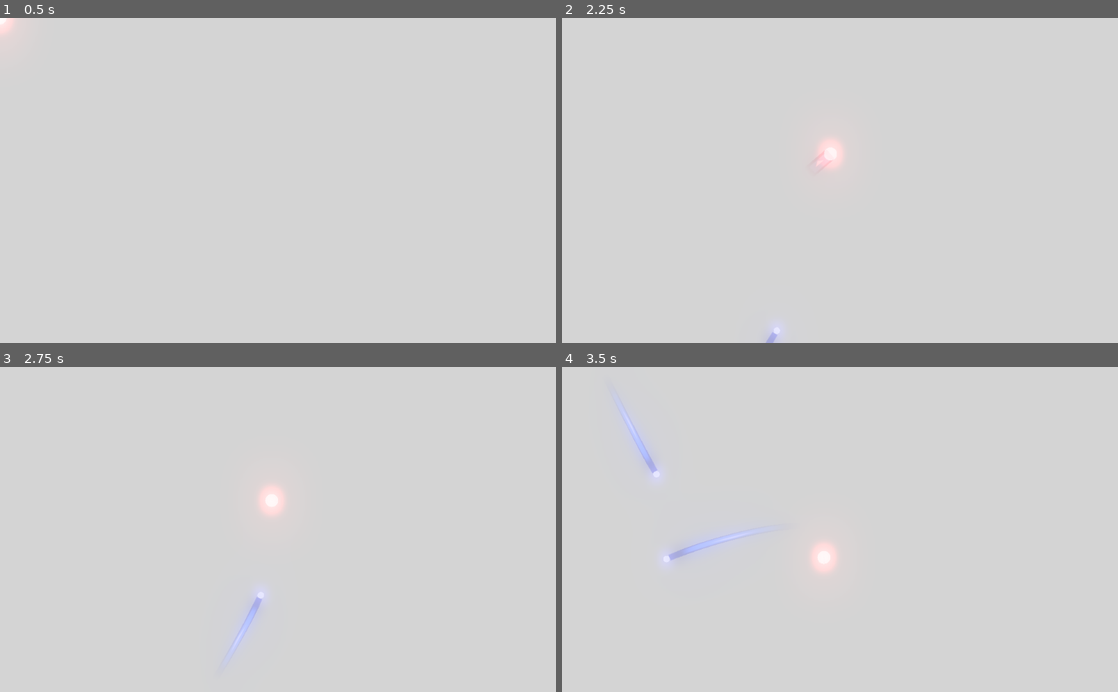
Above: before the commit, frames 1-4 (two rows, left to right).
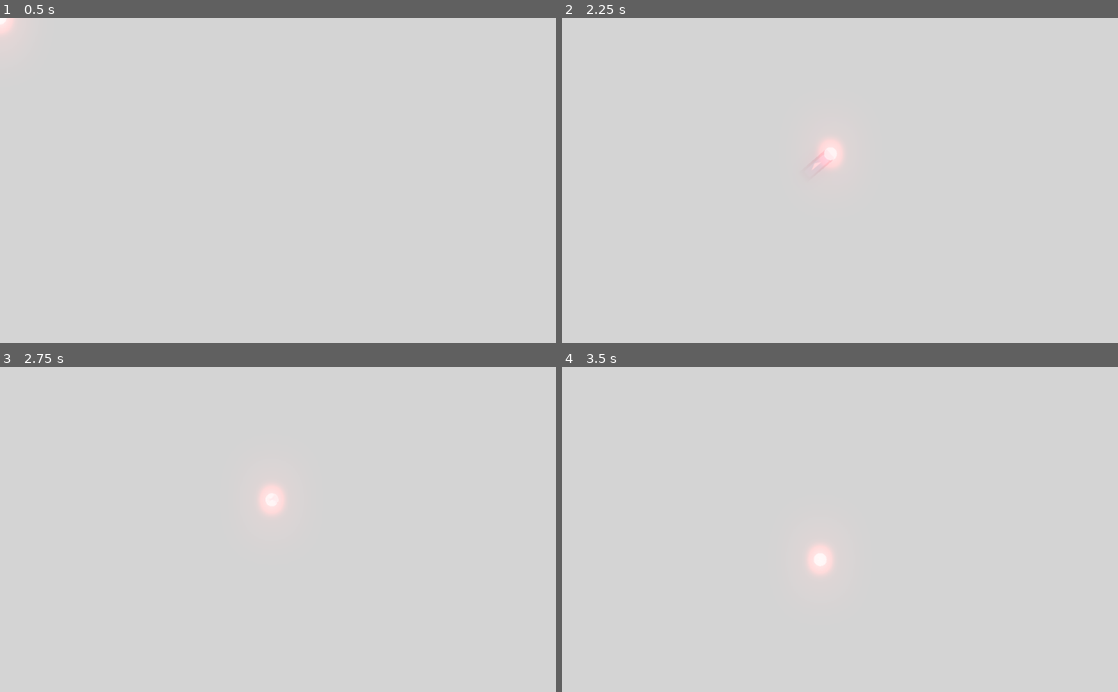
Above: after the commit, the same moments.

Repository: Gtsz/New-Game-Project-Ion
Game: Godot game, scene res://Playground.tscn
The game is run twice, just before and just after one commit, with the same random seed, the same clock (stepped at 60 frames per second) and the same inputs. The engine's default icon, where the game draws it, is replaced by a stand-in: a white triangle on a blue panel in a dark square.
Inputs (mouse positions are in pixels of both pictures, inside the frame that each line leads up to):
- Up to frame 1 (0.5 s): no input
- Up to frame 2 (2.25 s): tap Enter at 0.5 s; move the mouse to (962, 164) at 0.52 s; press the mouse at (962, 164) at 0.53 s; move the mouse to (728, 196) at 1.27 s; release the mouse at (728, 196) at 1.28 s; click (728, 196) at 1.35 s; tap Space at 2 s; move the mouse to (895, 109) at 2.02 s; press the mouse at (895, 109) at 2.03 s
- Up to frame 3 (2.75 s): no input
- Up to frame 4 (3.5 s): move the mouse to (812, 594) at 2.77 s; release the mouse at (812, 594) at 2.78 s; click (812, 594) at 2.85 s

Frame 1 is identical in both runs. In frame 2, 0.1% of the frame differs, in the area x 36-49%, y 43-100%; in frame 3, 0.3%; in frame 4, 0.6%, in the area x 10-50%, y 11-62%.

Commit message:
motion, variable-precision

Diff:
--- a/Filler.gd
+++ b/Filler.gd
@@ -1,6 +1,7 @@
 extends Node2D
 
 export var radius : float = 6
+
 export var mass : float = 1
 export var damper : float = 1
 export var charge : float = 2000
@@ -10,32 +11,35 @@
 export var position_init_dist_ratio : float = 1.1
 export var position_max_dist_ratio : float = 2
 
-export var tail_line_length : int = 30
-
 var screen_size
 var screen_diagonal
 
-var target_ref : Node2D
+var tar : Node2D
 var fillers_ref := Array()
-var force := Vector2()
-var velocity := Vector2()
+#var force := Vector2()
+#var v2 := Vector2()
 
 
 var will_reset := false
 
-var prev_position
-var prev_velocity
-var prev_delta = 0.0
-var ptn
+var position_prev : Vector2
+
+onready var phy = $PointPhysics
+
+#var v1
+#var prev_delta = 0.0
 
 # Called when the node enters the scene tree for the first time.
 func _ready():
     screen_size = get_viewport_rect().size
     screen_diagonal = screen_size.length()
-    target_ref = get_parent().get_node("Ion")
-    prev_position = position
-    prev_velocity = velocity
-    $Line2D.width = radius * 2
+    tar = get_parent().get_node("Ion")
+    position_prev = position
+    #v1 = v2
+    $Trail.width = radius * 2
+    phy.charge = charge
+    phy.damper = damper
+    phy.mass = mass
     randomize()
 
 # Called every frame. 'delta' is the elapsed time since the previous frame.
@@ -45,67 +49,72 @@
         will_reset = false
         return
 
-    var dist = position - target_ref.position
+
+    $PointPhysics.update(delta)
+#    force = calc_force()
+#    # predict
+#    v2 += (force / mass) * delta
+#    var ptn = calc_path_point_count(v1, v2)
+#    var dt = delta / ptn
+#    v2 = v1
+#    for i in range(ptn):
+#        v2 += (force / mass) * dt
+#        position += (v2 + v1) * dt * 0.5
+#        $Trail.add_timept(position, dt)
+#        force = calc_force()
+#        v1 = v2
+
+
+    #if dist.length() < radius + tar.radius:
+    if line_cirle_collision(tar.position,
+            radius + tar.radius, position, position_prev):
+        print("hit...", self)
+        #reset_pos()
+#        will_reset = true
+#        tar.being_hit(charge, mass)
+    else:
+        will_reset = false
+
+    position_prev = position
+
+func calc_force() -> Vector2:
+    var dist = position - tar.position
+
     if dist.length() > screen_diagonal * position_max_dist_ratio:
         reset_pos()
 
-    force = dist.normalized() * charge * target_ref.charge / dist.length_squared()
+    var force = dist.normalized() * phy.charge * tar.charge / dist.length_squared()
 
     for f in fillers_ref:
         if f != self:
             var dist_f = position - f.position
-            force += dist_f.normalized() * charge * charge / dist_f.length_squared()
+            force += dist_f.normalized() * phy.charge * phy.charge / dist_f.length_squared()
 
-    force -= velocity * damper
-    velocity += (force / mass) * delta
-    position += (velocity + prev_velocity) * delta * 0.5
+    force -= phy.v2 * phy.damper
 
-    ptn = calc_path_point_count(prev_velocity, velocity)
-    #if ptn > 0: print("ptn: ", ptn)
-    var arr = get_frame_tail(prev_delta, ptn)
-    #$Line2D.points.append_array(arr)
-    for pt in arr:
-        $Line2D.add_point(pt)
-    $Line2D.position = -position
-    #print(arr, $Line2D.points)
-    while $Line2D.get_point_count() > tail_line_length:
-        $Line2D.remove_point(0)
-
-    #if dist.length() < radius + target_ref.radius:
-    if line_cirle_collision(target_ref.position,
-            radius + target_ref.radius, position, prev_position):
-        print("hit...", self)
-        #reset_pos()
-        will_reset = true
-        target_ref.being_hit(charge, mass)
-    else:
-        will_reset = false
-
-    prev_position = position
-    prev_velocity = velocity
-    prev_delta = delta
+    return force
 
 func reset_pos():
-    position = target_ref.position + polar2cartesian(
+    position = tar.position + polar2cartesian(
             screen_diagonal * position_init_dist_ratio, rand_range(0, 2 * PI))
-    prev_position = position
-    velocity = (target_ref.position - position).normalized() * velocity_init
-    velocity.x += rand_range(-velocity_init_rand_var, velocity_init_rand_var)
-    velocity.y += rand_range(-velocity_init_rand_var, velocity_init_rand_var)
+    position_prev = position
+    phy.v2 = (tar.position - position).normalized() * velocity_init
+    phy.v2.x += rand_range(-velocity_init_rand_var, velocity_init_rand_var)
+    phy.v2.y += rand_range(-velocity_init_rand_var, velocity_init_rand_var)
     print("reset ", self)
 
-    $Line2D.clear_points()
+    $Trail.erase_all()
 
-func get_frame_tail(delta, ptn) -> PoolVector2Array:
-    var arr = PoolVector2Array()
-    if ptn <= 0:
-        return arr
-    var dt = delta / ptn
-    var a = force / mass
-    for i in range(ptn):
-        var pos = prev_position + prev_velocity * (dt * i) + 0.5 * a * pow((dt * i), 2)
-        arr.append(pos)
-    return arr
+#func get_frame_tail(delta, ptn) -> PoolVector2Array:
+#    var arr = PoolVector2Array()
+#    if ptn <= 0:
+#        return arr
+#    var dt = delta / ptn
+#    var a = force / mass
+#    for i in range(ptn):
+#        var pos = position_prev + v1 * (dt * i) + 0.5 * a * pow((dt * i), 2)
+#        arr.append(pos)
+#    return arr
 
 static func line_cirle_collision(center:Vector2, r:float, p1:Vector2, p2:Vector2) -> bool:
     if (p2-p1).length() < 100:
@@ -121,7 +130,7 @@
     #print(A, " ", B, " ", C, " ", center, " ", r, " ", p1, " ", p2, " ", d)
     return d <= r
 
-static func calc_path_point_count(v1, v2) -> int:
+static func calc_path_point_count(v1, v2) -> int: # in [1,inf)
     var k = 0.002
     var th1 = cartesian2polar(v1.x, v1.y)
     var th2 = cartesian2polar(v2.x, v2.y)
--- a/Filler.tscn
+++ b/Filler.tscn
@@ -1,8 +1,10 @@
-[gd_scene load_steps=5 format=2]
+[gd_scene load_steps=7 format=2]
 
 [ext_resource path="res://Filler.gd" type="Script" id=1]
 [ext_resource path="res://icon.png" type="Texture" id=2]
-[ext_resource path="res://ElectronVisual.gd" type="Script" id=3]
+[ext_resource path="res://Trail.gd" type="Script" id=3]
+[ext_resource path="res://ElectronVisual.gd" type="Script" id=4]
+[ext_resource path="res://PointPhysics.gd" type="Script" id=5]
 
 [sub_resource type="Gradient" id=1]
 colors = PoolColorArray( 0.4, 0.4, 1, 0.00392157, 0.4, 0.4, 1, 1 )
@@ -10,17 +12,22 @@
 [node name="Filler" type="Node2D"]
 script = ExtResource( 1 )
 
-[node name="Line2D" type="Line2D" parent="."]
+[node name="Trail" type="Line2D" parent="."]
 default_color = Color( 0.4, 0.501961, 1, 1 )
 gradient = SubResource( 1 )
 texture = ExtResource( 2 )
 texture_mode = 2
 round_precision = 80
+script = ExtResource( 3 )
+life_max = 0.8
 
 [node name="ElectronVisual" type="Node2D" parent="."]
-script = ExtResource( 3 )
+script = ExtResource( 4 )
 
 [node name="Sprite" type="Sprite" parent="."]
 visible = false
 scale = Vector2( 0.28125, 0.28125 )
 texture = ExtResource( 2 )
+
+[node name="PointPhysics" type="Node" parent="."]
+script = ExtResource( 5 )
--- a/Ion.gd
+++ b/Ion.gd
@@ -4,11 +4,9 @@
 export var radius_max : float = 24
 export var mass_init : float = 10
 export var damper : float = 120
-export var charge_init : float = -10000
+export var charge_init : float = -18000
 export var charge_limit : float = -4000
 export var tension_var : float = 1200
-
-export var tail_line_length : int = 10
 
 var radius = radius_core
 var charge = charge_init
@@ -37,12 +35,10 @@
     if event is InputEventMouseMotion:
         target = event.position
 
-# Called when the node enters the scene tree for the first time.
 func _ready():
     screen_size = get_viewport_rect().size
-    $Line2D.width = radius * 2
+    $Trail.width = radius * 2
 
-# Called every frame. 'delta' is the elapsed time since the previous frame.
 func _process(delta):
     if Input.is_action_pressed("pointer_pressed"):
         force = (target - position) * tension_var
@@ -54,6 +50,7 @@
         force += dist.normalized() * charge * e.charge / dist.length_squared()
 
     force -= velocity * damper
+
     velocity += (force / mass) * delta
     #velocity *= exp(-1 * damper * delta)
     position += (prev_velocity + velocity) * delta * 0.5
@@ -62,7 +59,5 @@
 
     prev_velocity = velocity
 
-    $Line2D.add_point(position)
-    $Line2D.position = -position
-    if $Line2D.get_point_count() > tail_line_length:
-        $Line2D.remove_point(0)
+    $Trail.add_timept(position, delta)
+    $Trail.position = -position
--- a/Ion.tscn
+++ b/Ion.tscn
@@ -1,42 +1,43 @@
-[gd_scene load_steps=16 format=2]
+[gd_scene load_steps=17 format=2]
 
 [ext_resource path="res://Ion.gd" type="Script" id=1]
 [ext_resource path="res://icon.png" type="Texture" id=2]
-[ext_resource path="res://IonVisual.gd" type="Script" id=3]
+[ext_resource path="res://Trail.gd" type="Script" id=3]
+[ext_resource path="res://IonVisual.gd" type="Script" id=4]
 
-[sub_resource type="Gradient" id=16]
+[sub_resource type="Gradient" id=1]
 colors = PoolColorArray( 1, 0.4, 0.4, 0.00392157, 1, 0.4, 0.4, 1 )
 
-[sub_resource type="VisualShaderNodeInput" id=5]
+[sub_resource type="VisualShaderNodeInput" id=2]
 input_name = "time"
 
-[sub_resource type="VisualShaderNodeScalarFunc" id=6]
+[sub_resource type="VisualShaderNodeScalarFunc" id=3]
 function = 0
 
-[sub_resource type="VisualShaderNodeVectorOp" id=7]
+[sub_resource type="VisualShaderNodeVectorOp" id=4]
 operator = 2
 
-[sub_resource type="VisualShaderNodeScalarOp" id=8]
+[sub_resource type="VisualShaderNodeScalarOp" id=5]
 output_port_for_preview = 0
 default_input_values = [ 0, 0.0, 1, 0.2 ]
 
-[sub_resource type="VisualShaderNodeInput" id=9]
+[sub_resource type="VisualShaderNodeInput" id=6]
 input_name = "time"
 
-[sub_resource type="VisualShaderNodeScalarFunc" id=10]
+[sub_resource type="VisualShaderNodeScalarFunc" id=7]
 output_port_for_preview = 0
 function = 0
 
-[sub_resource type="VisualShaderNodeTexture" id=11]
+[sub_resource type="VisualShaderNodeTexture" id=8]
 texture = ExtResource( 2 )
 
-[sub_resource type="VisualShaderNodeInput" id=12]
+[sub_resource type="VisualShaderNodeInput" id=9]
 input_name = "uv"
 
-[sub_resource type="VisualShaderNodeVectorOp" id=13]
+[sub_resource type="VisualShaderNodeVectorOp" id=10]
 operator = 2
 
-[sub_resource type="VisualShader" id=14]
+[sub_resource type="VisualShader" id=11]
 code = "shader_type canvas_item;
 uniform sampler2D tex_frg_7;
 
@@ -102,43 +103,44 @@
 mode = 1
 flags/light_only = false
 nodes/fragment/0/position = Vector2( 220, 520 )
-nodes/fragment/2/node = SubResource( 9 )
+nodes/fragment/2/node = SubResource( 6 )
 nodes/fragment/2/position = Vector2( -560, 500 )
-nodes/fragment/6/node = SubResource( 10 )
+nodes/fragment/6/node = SubResource( 7 )
 nodes/fragment/6/position = Vector2( -380, 500 )
-nodes/fragment/7/node = SubResource( 11 )
+nodes/fragment/7/node = SubResource( 8 )
 nodes/fragment/7/position = Vector2( -340, 240 )
-nodes/fragment/8/node = SubResource( 12 )
+nodes/fragment/8/node = SubResource( 9 )
 nodes/fragment/8/position = Vector2( -520, 260 )
-nodes/fragment/9/node = SubResource( 13 )
+nodes/fragment/9/node = SubResource( 10 )
 nodes/fragment/9/position = Vector2( -40, 420 )
-nodes/fragment/10/node = SubResource( 5 )
+nodes/fragment/10/node = SubResource( 2 )
 nodes/fragment/10/position = Vector2( -580, 700 )
-nodes/fragment/11/node = SubResource( 6 )
+nodes/fragment/11/node = SubResource( 3 )
 nodes/fragment/11/position = Vector2( -400, 700 )
-nodes/fragment/12/node = SubResource( 7 )
+nodes/fragment/12/node = SubResource( 4 )
 nodes/fragment/12/position = Vector2( 20, 580 )
-nodes/fragment/13/node = SubResource( 8 )
+nodes/fragment/13/node = SubResource( 5 )
 nodes/fragment/13/position = Vector2( -200, 700 )
 nodes/fragment/connections = PoolIntArray( 2, 0, 6, 0, 8, 0, 7, 0, 7, 0, 9, 0, 6, 0, 9, 1, 9, 0, 0, 0, 10, 0, 11, 0, 12, 0, 0, 1, 11, 0, 13, 0, 13, 0, 12, 1, 7, 1, 12, 0 )
 
-[sub_resource type="ShaderMaterial" id=15]
-shader = SubResource( 14 )
+[sub_resource type="ShaderMaterial" id=12]
+shader = SubResource( 11 )
 
 [node name="Ion" type="Node2D"]
 script = ExtResource( 1 )
 
-[node name="Line2D" type="Line2D" parent="."]
+[node name="Trail" type="Line2D" parent="."]
 default_color = Color( 1, 0.4, 0.4, 1 )
-gradient = SubResource( 16 )
+gradient = SubResource( 1 )
 texture = ExtResource( 2 )
 texture_mode = 2
+script = ExtResource( 3 )
 
 [node name="IonVisual" type="Node2D" parent="."]
-script = ExtResource( 3 )
+script = ExtResource( 4 )
 
 [node name="Sprite" type="Sprite" parent="."]
 visible = false
-material = SubResource( 15 )
+material = SubResource( 12 )
 scale = Vector2( 0.5, 0.5 )
 texture = ExtResource( 2 )
--- a/Playground.gd
+++ b/Playground.gd
@@ -11,17 +11,13 @@
 
 var time_scale : float = 1
 
-
-# Called when the node enters the scene tree for the first time.
 func _ready():
     screen_size = get_viewport_rect().size
     screen_diagonal = screen_size.length()
     $TimerFillerSpawn.start()
     randomize()
 
-# Called every frame. 'delta' is the elapsed time since the previous frame.
 func _process(delta):
-
     pass
 
 
@@ -30,10 +26,9 @@
     add_child(filler)
     $Ion.electrons_free.append(filler)
     filler.fillers_ref = $Ion.electrons_free
-    #filler.target_ref = $Ion
     filler.reset_pos()
     print("spawn ", filler)
-    if get_child_count() > 25:
+    if get_child_count() > 50:
         $TimerFillerSpawn.stop()
 
 func game_begin():
--- /dev/null
+++ b/PointPhysics.gd
@@ -0,0 +1,52 @@
+extends Node
+
+export var mass : float
+export var damper : float
+export var charge : float
+
+onready var par = get_parent()
+var v1 := Vector2()
+var v2 := Vector2()
+
+# Called when the node enters the scene tree for the first time.
+func _ready():
+    pass # Replace with function body.
+
+func update(delta):
+    var force = par.calc_force()
+    # predict
+    v2 += (force / mass) * delta
+    var ptn = calc_path_point_count(v1, v2)
+    var dt = delta / ptn
+    v2 = v1
+    for i in range(ptn):
+        v2 += (force / mass) * dt
+        par.position += (v2 + v1) * dt * 0.5
+        get_node("../Trail").add_timept(par.position, dt)
+        force = par.calc_force()
+        v1 = v2
+
+static func line_cirle_collision(center:Vector2, r:float, p1:Vector2, p2:Vector2) -> bool:
+    if (p2-p1).length() < 100:
+        return (p1-center).length() < r
+
+    if p1 == p2:
+        return false
+
+    var A = p1.y - p2.y
+    var B = p2.x - p1.x
+    var C = p1.x * p2.y - p2.x * p1.y
+    var d = abs(A * center.x + B * center.y + C) / sqrt(A * A + B * B)
+    #print(A, " ", B, " ", C, " ", center, " ", r, " ", p1, " ", p2, " ", d)
+    return d <= r
+
+static func calc_path_point_count(v1, v2) -> int: # in [1,inf)
+    var k = 0.002
+    var th1 = cartesian2polar(v1.x, v1.y)
+    var th2 = cartesian2polar(v2.x, v2.y)
+
+    var a = abs(th1.y - th2.y)
+    a = a if a <= 180 else 2 * PI - a
+
+    var point_density = (th1.x + th2.x) * a
+    return int(point_density * k) + 1
--- /dev/null
+++ b/Trail.gd
@@ -0,0 +1,32 @@
+# Time-based Trail System
+
+extends Line2D
+
+#var root = get_tree().get_root()
+export var life_max := 0.2
+var deltas := PoolRealArray()
+var life := 0.0
+
+#func _ready():
+#    pass
+
+func add_timept(pos: Vector2, delta):
+    add_point(pos)
+    #points.append(pos)
+    deltas.append(delta)
+    life += delta
+
+func erase_exceeded():
+    while life > life_max:
+        life -= deltas[0]
+        remove_point(0)
+        deltas.remove(0)
+
+func erase_all():
+    clear_points()
+    deltas.resize(0)
+    life = 0.0
+
+func _process(delta):
+    position = -(get_parent().position)
+    erase_exceeded()
